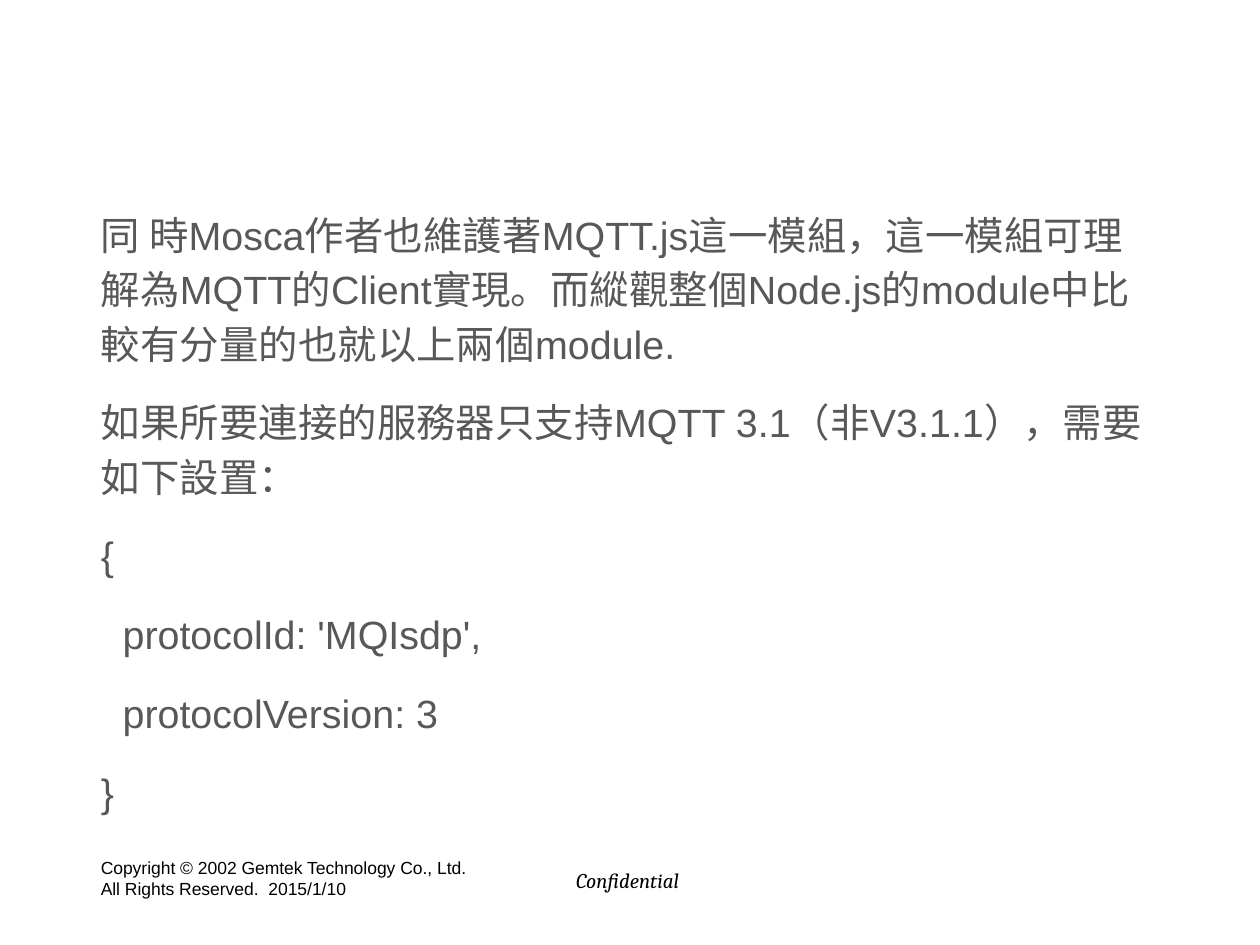
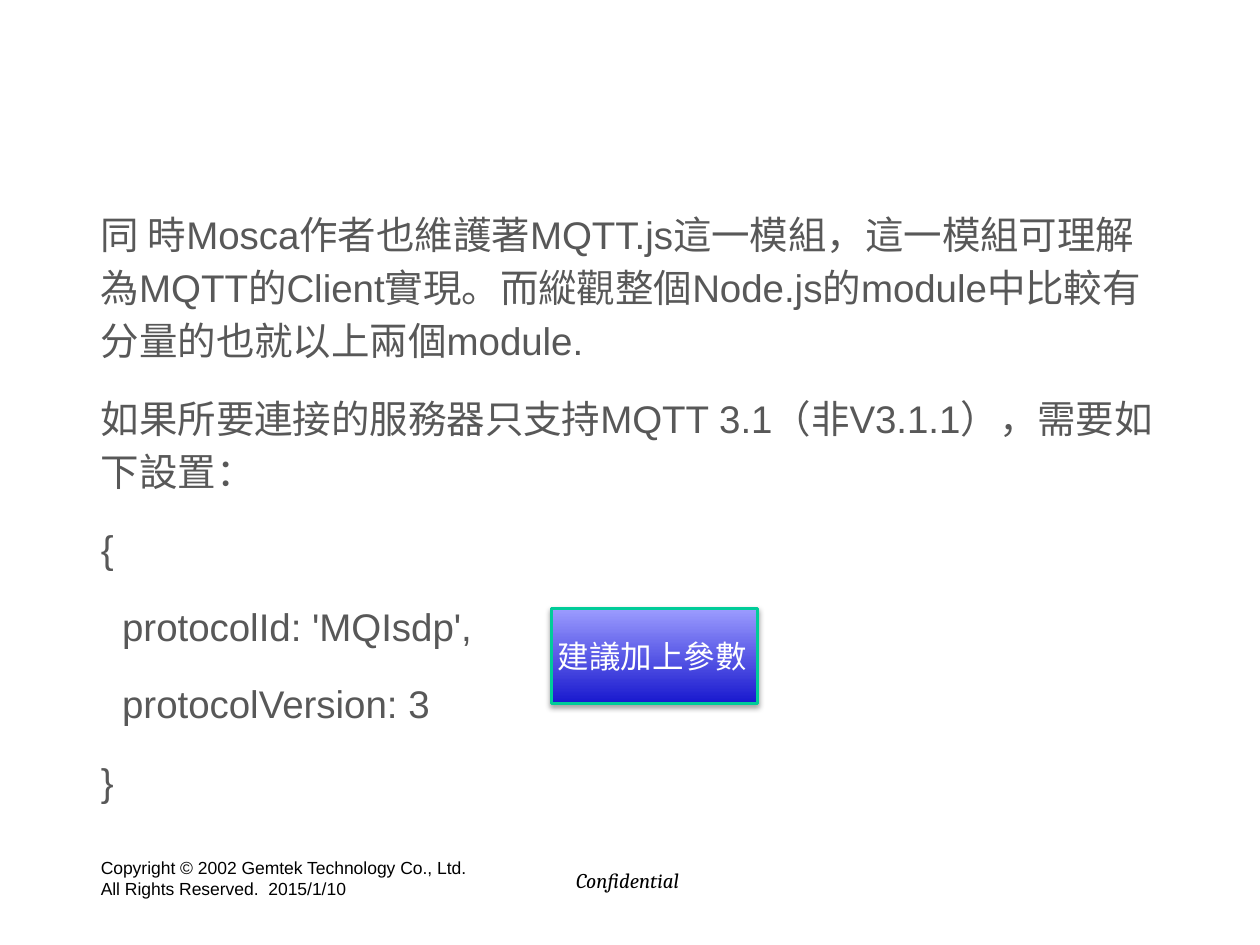
Before and after one commit to hyper570908/demo, a slide deck: slide 12 of doc/GIot_Session2.pptx (slide 15 before the commit). Drawn at 1260x945 pixels with LibreOffice and Linux fonts; fonts in the diff are those of the drawing; background and template pictures are left out. Boxes give left, top, right and bottom in pixels: in the first picture for what was removed or moved away, otherwise in the second. Text is boxed around its words. In the diff, an @@ line names an element or a change of style, - is before the commit and + after.

```diff
--- a/doc/GIot_Session2.pptx
+++ b/doc/GIot_Session2.pptx
@@ text "同 時Mosca作者也維護著MQTT.js這一模組，這一模組可理解為MQTT的Client實現。而縱觀整個Node.js ..." at (101, 216, 1153, 726): size 22.5 to 22 pt @@
@@ rectangle added at (552, 609, 759, 703), fill gradient #1818CE to #9C9CFF, outline #00CC99 2 pt, 18 pt, text #FFFFFF @@
+建議加上參數
```
Also in this commit, not shown: 31 other slides changed, 9 slides added, 11 slides removed.
